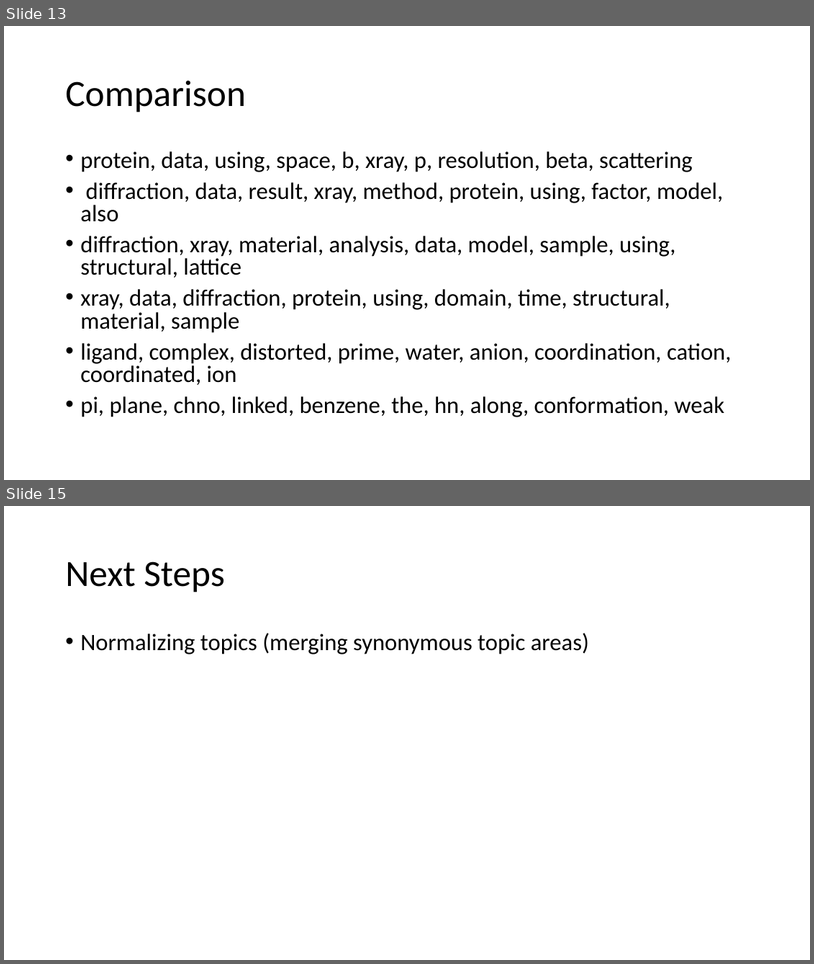
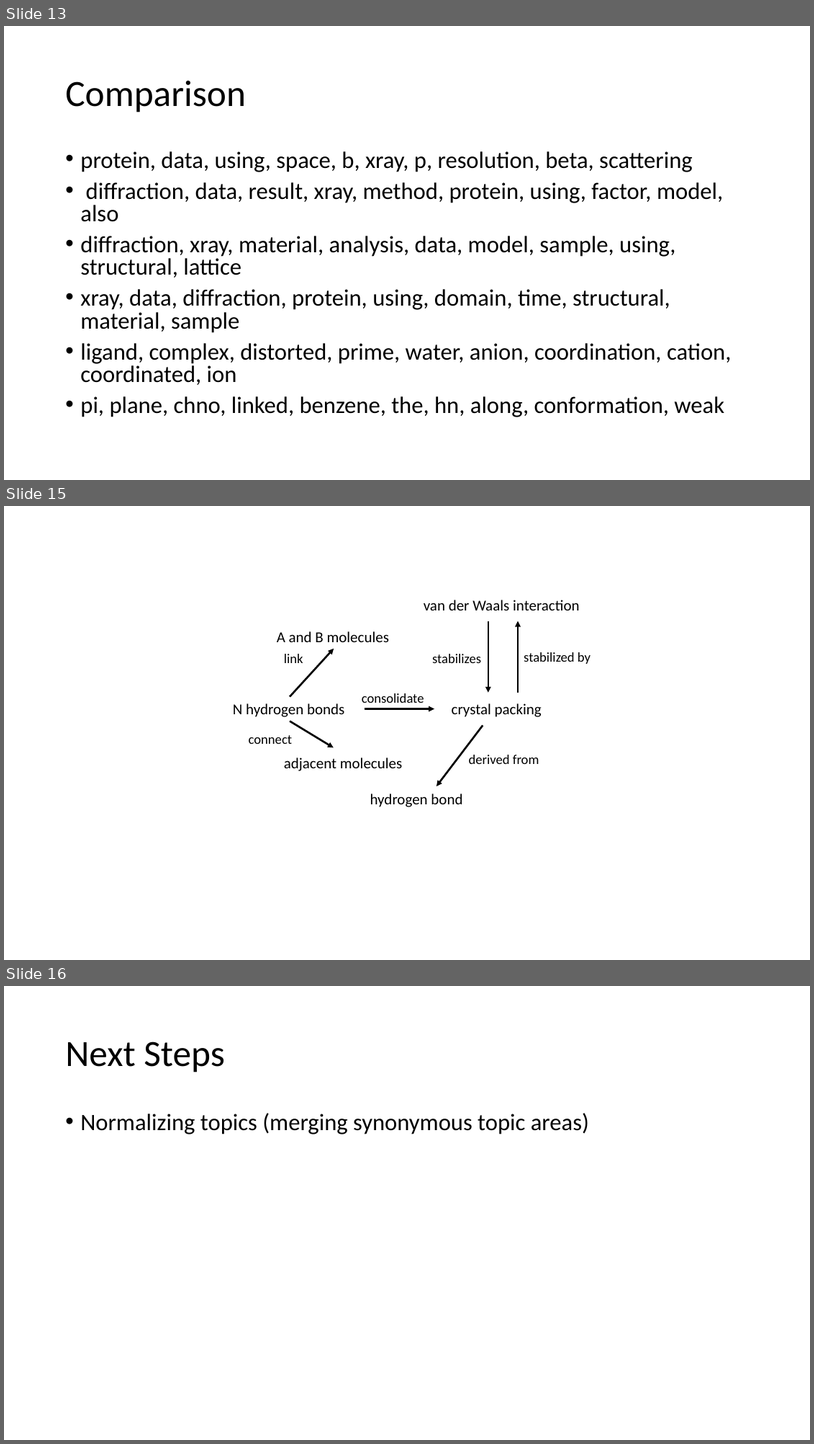
Before and after one commit to petezh/RR-NLP-Tools, a slide deck: topicmodeling/presentation/topicmodel_presentation.pptx. Shown one above the other, each under a label of ours: slides 13 and 15 before the commit, slides 13, 15 and 16 after it; the slides between them are not shown. The pictures are 814x964 and 814x1444 pixels, drawn with LibreOffice and Linux fonts; fonts in the diff are those of the drawing. Boxes give left, top, right and bottom in pixels: in the first picture for what was removed or moved away, otherwise in the second. Text is boxed around its words. In the diff, an @@ line names an element or a change of style, - is before the commit and + after.

```diff
--- a/topicmodeling/presentation/topicmodel_presentation.pptx
+++ b/topicmodeling/presentation/topicmodel_presentation.pptx
@@ slide 15 added at [4,506,810,960], background #FFFFFF @@
@@ group added at [233,600,591,807]: 12 texts, 6 arrows @@
+N hydrogen bonds
+A and B molecules
+crystal packing
+adjacent molecules
+link
+connect
+consolidate
+stabilized by
+van der Waals interaction
+stabilizes
+hydrogen bond
+derived from
@@ what was slide 15 is now slide 16 @@
```
Also in this commit, not shown: 2 slides changed, 7 other files.
